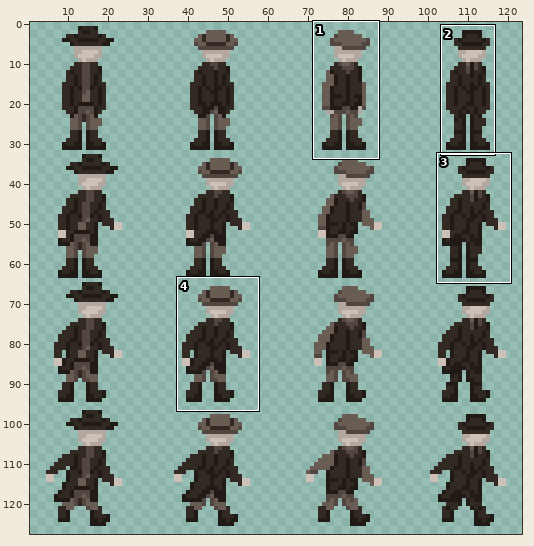
Sprite sheet: right.png. The picture above shows the old version from afar; the outline marks the close-up.
Close-up. Before the commit:
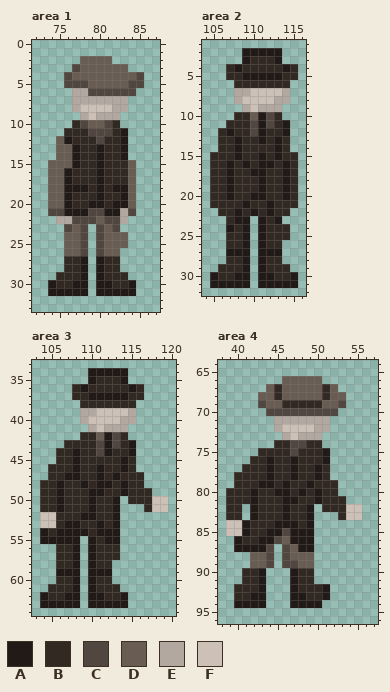
The file is 256x256 pixels, drawn in blocks of 2x2; one block is one cell here. Shown: area 1: x 72..87, y 0..33; area 2: x 104..116, y 1..32; area 3: x 103..120, y 33..64; area 4: x 38..57, y 64..96. The wide view leaves out empty margins. The commit also changed other parts of the picture, which this record leaves out.
Palette (. is transparent): A #211a16  B #332923  C #514740  D #685c53  E #b2a8a0  F #ccc0b7
And afterwards:
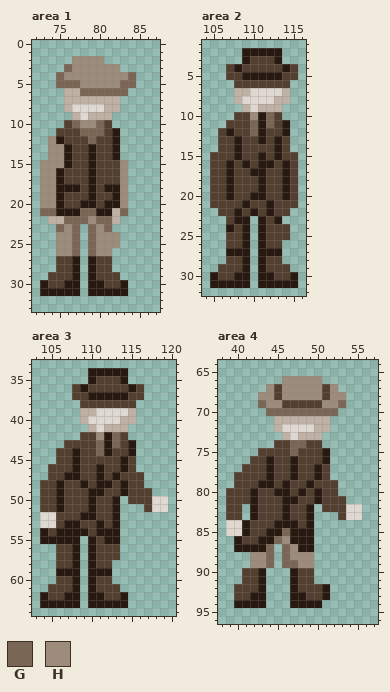
Colours new in this view: G #7a6654  H #9d8c7c
What changed:
colour A: #211a16 -> #27190f
colour B: #332923 -> #533f2f
colour E: #b2a8a0 -> #bfb2a5
colour F: #ccc0b7 -> #dfd8d0
Area 1:
y 2: x 77..81 .DDDD -> HHHH.
y 3: x 76..83 .CDDDDDD -> GHHHHHH.
y 4: x 75..85 .CDDDDDDDDC -> GHHHHHHHHG.
y 5: x 75..85 .CCCDDDDDCC -> GGGHHHHHGG.
y 6: x 76 . -> E; x 78..84 ECCCCCC -> GGGGGG.
y 7: x 76 . -> E; x 83 E -> .
y 8: x 76..77 .E -> EF; x 81 F -> E; x 83 E -> .
y 9: x 77..79 .EF -> EFE; x 82 E -> .
y 10: x 76..82 .BCDDCB -> BGHHGB.
y 11: x 75 . -> B; x 78..83 BCCCBA -> GGGBA.
y 12: x 74..76 .DA -> HAB; x 79..80 BC -> GB; x 82..83 BA -> A.
y 13..14: x 74..77 .DDA -> HHAB; x 79..80 BA -> AB; x 82..83 BA -> A.
y 15: x 73..77 .DDDA -> HHHAB; x 79..80 BA -> AB; x 83..84 BD -> H.
y 16..17: x 73..76 .DDA -> HHAB; x 79..80 BA -> AB; x 83..84 BD -> H.
y 18: x 73..75 .DD -> HHA; x 78..81 ABAB -> BABA; x 83..84 AD -> H.
y 19: x 73..76 .DDA -> HHAB; x 79..80 BA -> AB; x 82..84 BAD -> AH.
y 20: x 73..76 .DDA -> HHAB; x 78 B -> A; x 80..81 AB -> BA; x 83..84 AD -> H.
y 21: x 73..75 .CC -> GGA; x 78..80 ACC -> GGA; x 82..84 AEC -> EG.
y 22: x 74 . -> E; x 76..83 ECCCDCCE -> GGGHGGE.
y 23: x 75..82 .CDC.CDC -> GHG.GHG.
y 24..25: x 75..83 .DDC.CDDD -> HHG.GHHH.
y 26: x 75..82 .DDC.CDD -> HHG.GHH.
y 27..28: x 75 . -> B; x 77..80 BA.A -> A.AB; x 82 B -> .
y 29: x 74 . -> B; x 77..80 BA.A -> A.AB; x 83 B -> .
y 30: x 73..74 .A -> AB; x 76 B -> A; x 78..79 A. -> .A; x 81 A -> B; x 83..84 BA -> A.
y 31: x 73 . -> A; x 78..79 A. -> .A; x 84 A -> .
Area 2:
y 10: x 110 D -> H; x 112 C -> G
y 11: x 110 C -> G; x 112 C -> G
y 12: x 110 C -> G
Area 3:
y 42: x 111 D -> H; x 113 C -> G
y 43: x 111 C -> G; x 113 C -> G
y 44: x 111 C -> G
Area 4:
y 66: x 46..50 DDDDD -> HHHHH
y 67: x 44 D -> H; x 46..50 DDDDD -> HHHHH; x 52 D -> H
y 68: x 43..44 DD -> HH; x 46..50 DDDDD -> HHHHH; x 52..53 DD -> HH
y 69: x 43..45 CDD -> GHH; x 51..53 DDC -> HHG
y 70: x 44..52 CCCCCCCCC -> GGGGGGGGG
y 74: x 47..48 CC -> GG
y 75: x 47 C -> G
y 85: x 46 C -> G
y 86: x 45..46 CD -> GH
y 87: x 44 C -> G; x 46..47 CD -> GH
y 88: x 42..44 DDC -> HHG; x 46..49 CDDD -> GHHH
y 89: x 42..44 DDC -> HHG; x 46..49 CCDD -> GGHH
